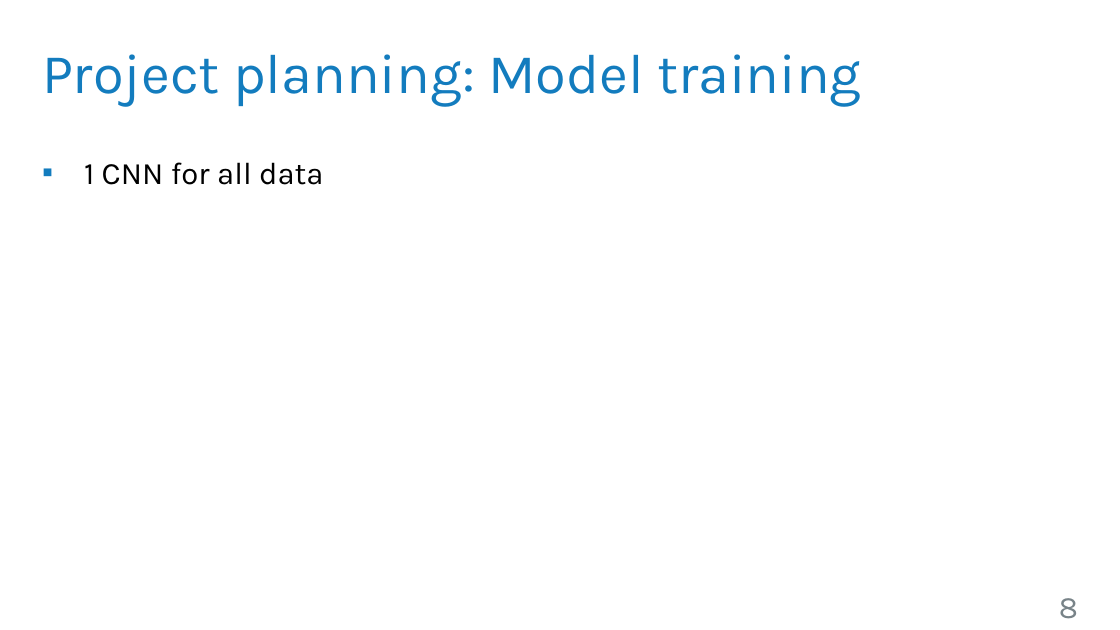
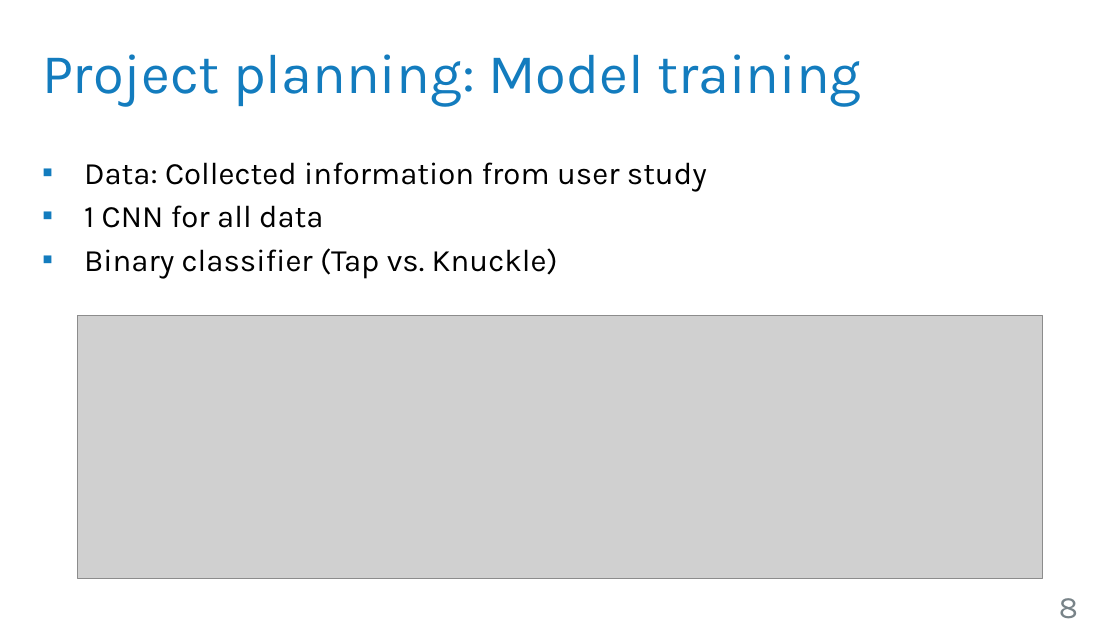
Before and after one commit to robsch94/FaPraKnuckleInput, a slide deck: slide 8 of FirstPresentation.pptx. Drawn at 1120x630 pixels with LibreOffice and Linux fonts; fonts in the diff are those of the drawing; grey boxes stand for pictures; background and template pictures are left out. Boxes give left, top, right and bottom in pixels: in the first picture for what was removed or moved away, otherwise in the second. Text is boxed around its words. In the diff, an @@ line names an element or a change of style, - is before the commit and + after.

```diff
--- a/FirstPresentation.pptx
+++ b/FirstPresentation.pptx
@@ text at bbox=[84, 162, 707, 192]: paragraph added @@
+▪ Data: Collected information from user study
@@ text at bbox=[84, 248, 558, 279]: paragraph added @@
+▪ Binary classifier (Tap vs. Knuckle)
@@ picture added at bbox=[77, 316, 1043, 579] @@
```
Also in this commit, not shown: 6 other slides changed, 3 slides added, 3 slides removed.
